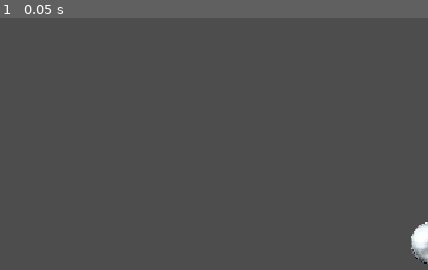
Above: before the commit, frame 1.
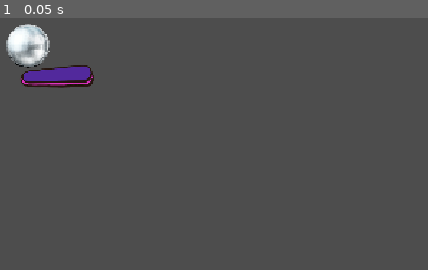
Above: after the commit, the same moment.

Repository: Edu-Dev12/Pinball_Survivor
Game: Godot game, scene res://Scenes/Level/Manager/game_manager.tscn
The game is run twice, just before and just after one commit, with the same random seed, the same clock (stepped at 60 frames per second) and the same inputs.
Inputs:
- Up to frame 1 (0.05 s): no input

The runs differ from the first frame. In frame 1, 3.1% of the frame differs, in the area x 1-100%, y 2-98%.
Error after the commit: Invalid access to property or key 'tile_size' on a base object of type 'null instance'. (res://Scripts/Camera/game_camera.gd:18)

Commit message:
Câmera e Base Level

Diff:
--- a/rhythm-game/Scenes/Environment/pinball_machine.tscn
+++ b/rhythm-game/Scenes/Environment/pinball_machine.tscn
@@ -1,3 +1,9 @@
 [gd_scene format=3 uid="uid://dko0vq4ku86vb"]
 
-[node name="PinballMachine" type="Node2D" unique_id=1384302898]
+[ext_resource type="Script" uid="uid://djn5n7ut0aowu" path="res://Scripts/Environment/level_map.gd" id="1_y7jvf"]
+
+[node name="PinballMachine" type="Node2D" unique_id=1384302898 node_paths=PackedStringArray("tile_map")]
+script = ExtResource("1_y7jvf")
+tile_map = NodePath("TileMapLayer")
+
+[node name="TileMapLayer" type="TileMapLayer" parent="." unique_id=1401063389]
--- a/rhythm-game/Scenes/Level/Manager/game_manager.tscn
+++ b/rhythm-game/Scenes/Level/Manager/game_manager.tscn
@@ -1,9 +1,10 @@
 [gd_scene format=3 uid="uid://dedyay5otb6h"]
 
-[ext_resource type="Script" uid="uid://bwv8wceiayo3k" path="res://Scripts/Level/game_manager.gd" id="1_10sge"]
+[ext_resource type="Script" uid="uid://bwv8wceiayo3k" path="res://Scripts/Level/Manager/game_manager.gd" id="1_10sge"]
 [ext_resource type="PackedScene" uid="uid://c2f02pdv27swa" path="res://Scenes/Camera/game_camera.tscn" id="2_piw3h"]
 
 [node name="GameManager" type="Node" unique_id=126509562]
 script = ExtResource("1_10sge")
+starting_level_name = "level_1"
 
 [node name="GameCamera" parent="." unique_id=1832176273 instance=ExtResource("2_piw3h")]
--- a/rhythm-game/Scenes/Level/level_1.tscn
+++ b/rhythm-game/Scenes/Level/level_1.tscn
@@ -1,9 +1,12 @@
 [gd_scene format=3 uid="uid://d21nmp141vkff"]
 
 [ext_resource type="PackedScene" uid="uid://dko0vq4ku86vb" path="res://Scenes/Environment/pinball_machine.tscn" id="1_k541i"]
+[ext_resource type="Script" uid="uid://dlunrxo48npk2" path="res://Scripts/Level/level_1.gd" id="1_m5hwo"]
 [ext_resource type="PackedScene" uid="uid://c46x7behm7yyv" path="res://Scenes/Entity/player.tscn" id="2_m5hwo"]
 
-[node name="Level_1" type="Node2D" unique_id=989795356]
+[node name="Level_1" type="Node2D" unique_id=989795356 node_paths=PackedStringArray("level_map")]
+script = ExtResource("1_m5hwo")
+level_map = NodePath("Pinball_Machine")
 
 [node name="Pinball_Machine" parent="." unique_id=1384302898 instance=ExtResource("1_k541i")]
 
--- a/rhythm-game/Scripts/Camera/game_camera.gd
+++ b/rhythm-game/Scripts/Camera/game_camera.gd
@@ -2,3 +2,37 @@
 
 var can_follow_player: bool = false
 var current_player_node: PlayerBody
+
+func _ready() -> void:
+	SignalManager.level_loaded.connect(update_camera_limits)
+	SignalManager.disable_camera_follow.connect(turn_off_follow)
+	if current_player_node:
+		can_follow_player = true
+
+func _physics_process(_delta: float) -> void:
+	if current_player_node and can_follow_player:
+		self.position = current_player_node.position
+
+func update_camera_limits(new_tilemap: TileMapLayer) -> void:
+	var map_rect: Rect2 = new_tilemap.get_used_rect()
+	var tile_size: Vector2 = new_tilemap.tile_set.tile_size
+	var global_pos: Vector2 = new_tilemap.global_position
+
+	# Canto superior esquerdo em pixels
+	limit_left = int(map_rect.position.x * tile_size.x + global_pos.x)
+	limit_top = int(map_rect.position.y * tile_size.y + global_pos.y)
+
+	# Canto inferior direito em pixels
+	limit_right = int(map_rect.end.x * tile_size.x + global_pos.x)
+	limit_bottom = int(map_rect.end.y * tile_size.y + global_pos.y)
+
+
+func update_player_node(new_player):
+	current_player_node = new_player
+	can_follow_player = true
+
+func increase_camera_limit_right(amount: float):
+	limit_right += int(amount)
+
+func turn_off_follow():
+	can_follow_player = false
--- /dev/null
+++ b/rhythm-game/Scripts/Environment/level_map.gd
@@ -0,0 +1,4 @@
+extends Node2D
+class_name LevelMap
+
+@export var tile_map : TileMapLayer
--- a/rhythm-game/Scripts/Level/game_manager.gd
+++ b/rhythm-game/Scripts/Level/Manager/game_manager.gd
@@ -1,7 +1,7 @@
 extends Node
 class_name GameManager
 
-@export_enum("menu","game_over","level_1") var starting_level_name: String = "level_1"
+@export_enum("menu","game_over","level_1") var starting_level_name: String = "menu"
 @export_enum("menu","game_over","level_1") var try_again_scene_name: String = "game_over"
 @onready var camera: Camera2D = $GameCamera
 
--- /dev/null
+++ b/rhythm-game/Scripts/Level/base_level.gd
@@ -0,0 +1,33 @@
+extends Node2D
+class_name BaseLevel
+
+@export_enum("menu", "game_over", "level_1") var next_level: String
+@export var level_map: LevelMap
+
+@onready var player: PlayerBody = $Player
+@onready var enemies: Node2D = $Enemies
+
+var tile_map_layer: TileMapLayer
+var camera_reference: Camera2D
+
+func _ready() -> void:
+	SignalManager.respond_camera_reference.connect(update_camera_reference)
+
+	if level_map and level_map.tile_map:
+		tile_map_layer = level_map.tile_map
+		SignalManager.level_loaded.emit(tile_map_layer)
+
+	if player:
+		SignalManager.player_spawned.emit(player)
+
+	SignalManager.request_camera_reference.emit()
+
+func update_camera_reference(new_camera_reference: Camera2D) -> void:
+	camera_reference = new_camera_reference
+
+func despawn_level() -> void:
+	if is_instance_valid(enemies):
+		enemies.queue_free()
+
+func next_level_reached():
+	SignalManager.next_level_reached.emit(next_level)
--- /dev/null
+++ b/rhythm-game/Scripts/Level/level_1.gd
@@ -0,0 +1,5 @@
+extends BaseLevel
+
+func _ready() -> void:
+	# AudioManager.play_current_music()
+	super()
Not shown, added: rhythm-game/Scripts/Environment/level_map.gd.uid
Renamed: rhythm-game/Scripts/Level/game_manager.gd.uid -> rhythm-game/Scripts/Level/Manager/game_manager.gd.uid
Not shown, added: rhythm-game/Scripts/Level/base_level.gd.uid
Not shown, added: rhythm-game/Scripts/Level/level_1.gd.uid
